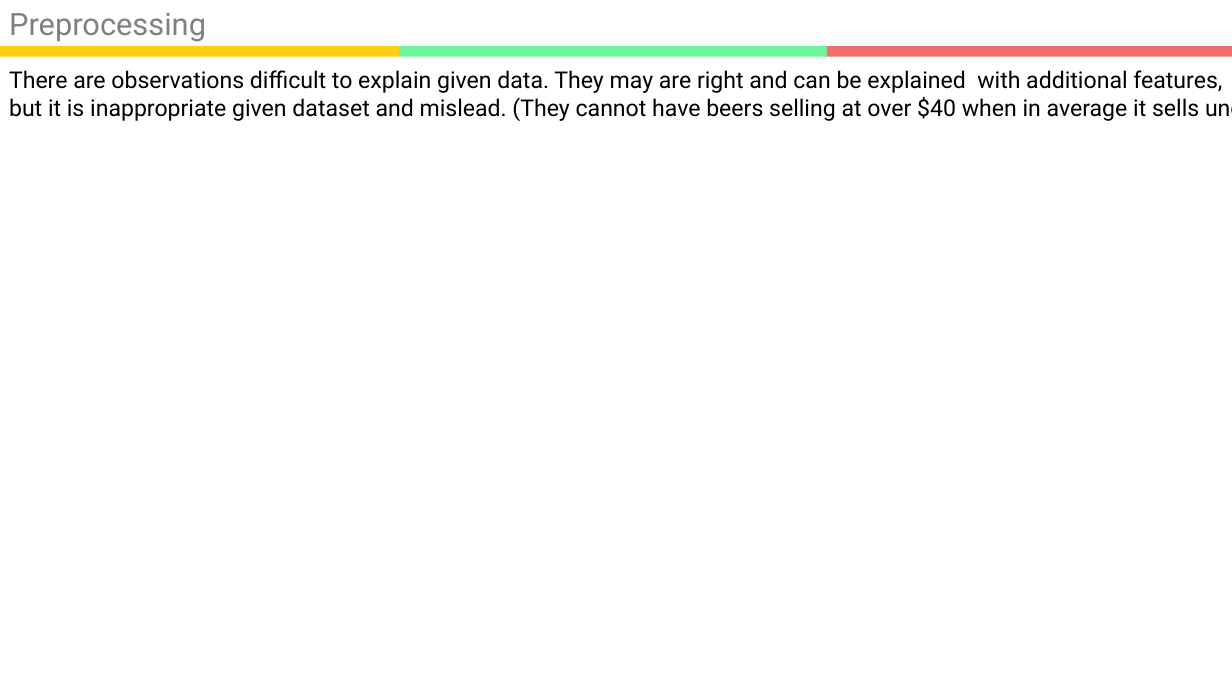
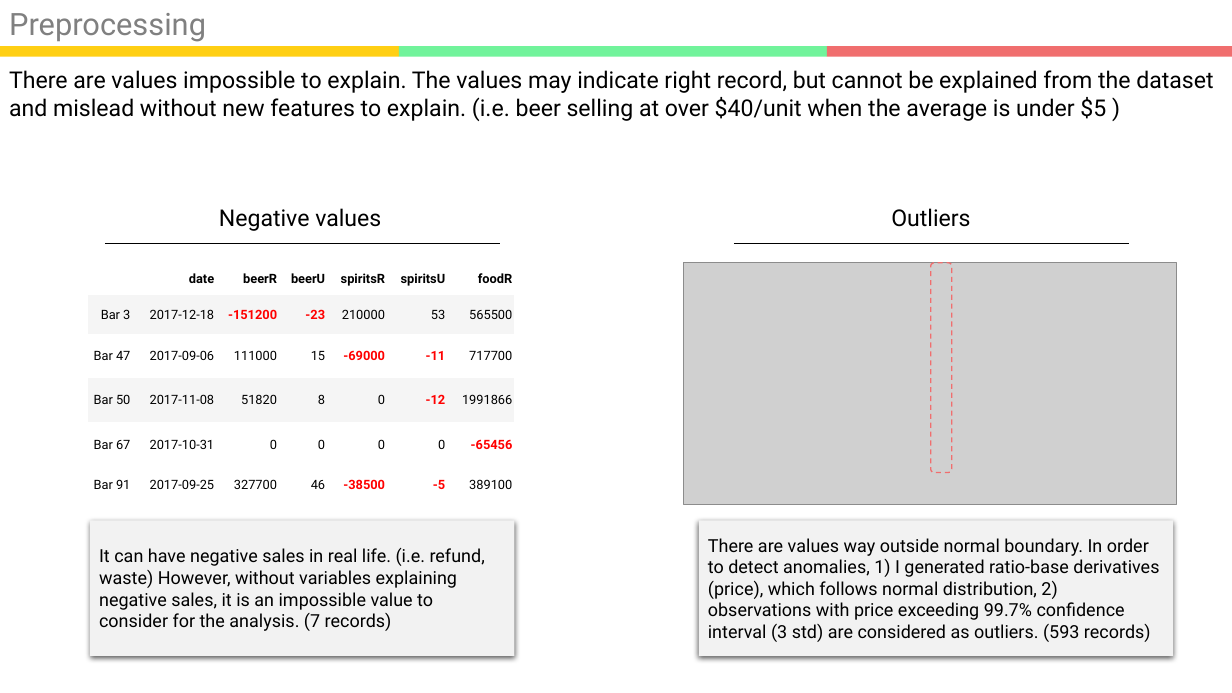
Before and after one commit to kookoowaa/Projects, a slide deck: slide 13 of WB project/Analysis Report.pptx. Drawn at 1232x693 pixels with LibreOffice and Linux fonts; fonts in the diff are those of the drawing; grey boxes stand for pictures. Boxes give left, top, right and bottom in pixels: in the first picture for what was removed or moved away, otherwise in the second. Text is boxed around its words. In the diff, an @@ line names an element or a change of style, - is before the commit and + after.

```diff
--- a/WB project/Analysis Report.pptx
+++ b/WB project/Analysis Report.pptx
@@ text at [9, 70, 1213, 121]: text changed @@
-There are observations difficult to explain given data. They may are right and can be explained with additional features,
-but it is inappropriate given dataset and mislead. (They cannot have beers selling at over $40 when in average it sells under $5)
+There are values impossible to explain. The values may indicate right record, but cannot be explained from the dataset
+and mislead without new features to explain. (i.e. beer selling at over $40/unit when the average is under $5 )
@@ text added at [219, 208, 381, 231], 18 pt, text #000000 @@
+Negative values
@@ text added at [891, 208, 970, 227], 18 pt, text #000000 @@
+Outliers
@@ table added at [88, 262, 515, 501], 6 rows, 7 columns @@
+ | date | beerR | beerU | spiritsR | spiritsU | foodR
+Bar 3 | 2017-12-18 | -151200 | -23 | 210000 | 53 | 565500
+Bar 47 | 2017-09-06 | 111000 | 15 | -69000 | -11 | 717700
+Bar 50 | 2017-11-08 | 51820 | 8 | 0 | -12 | 1991866
+Bar 67 | 2017-10-31 | 0 | 0 | 0 | 0 | -65456
+Bar 91 | 2017-09-25 | 327700 | 46 | -38500 | -5 | 389100
@@ line added from (105, 244) to (500, 244), #000000 0.5 pt @@
@@ picture added at [684, 262, 1177, 505] @@
@@ line added from (734, 244) to (1128, 244), #000000 0.5 pt @@
@@ rounded rectangle added at [931, 262, 952, 472], outline #F06E6E 1 pt dashed @@
@@ rectangle added at [90, 520, 514, 656], fill #F2F2F2, 14 pt, text #000000 @@
+It can have negative sales in real life. (i.e. refund, waste) However, without variables explaining negative sales, it is an impossible value to consider for the analysis. (7 records)
@@ rectangle added at [699, 520, 1173, 656], fill #F2F2F2, 14 pt, text #000000 @@
+There are values way outside normal boundary. In order to detect anomalies, 1) I generated ratio-base derivatives (price), which follows normal distribution, 2) observations with price exceeding 99.7% confidence interval (3 std) are considered as outliers. (593 records)
```
Also in this commit, not shown: 4 other slides changed, 2 slides added, 1 slide removed, 5 other files.
